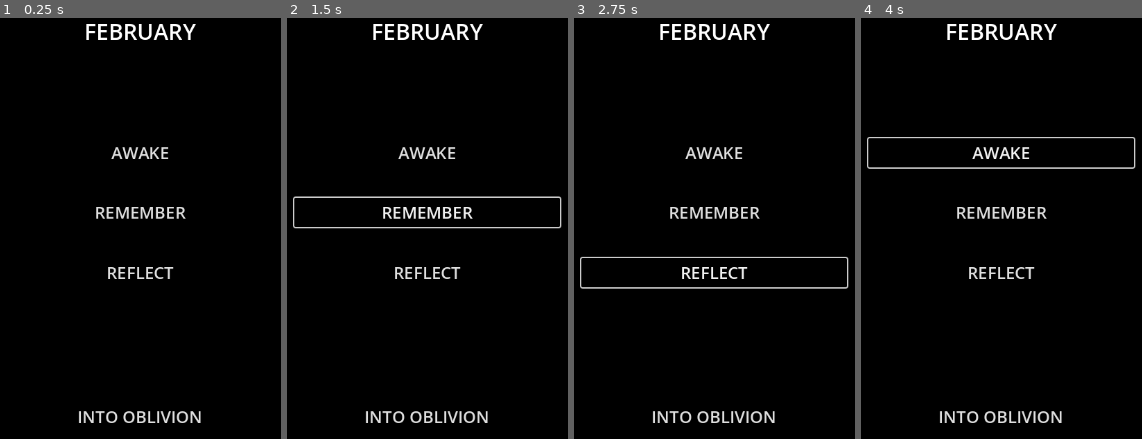
Above: before the commit, frames 1-4 (left to right).
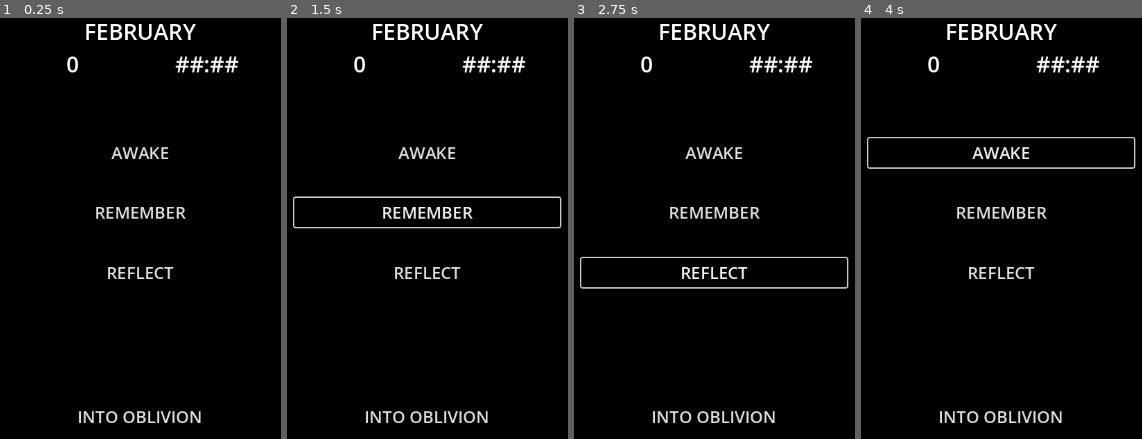
Above: after the commit, the same moments.

Repository: Hiffwux/February
Game: Godot game, scene res://mainScene.tscn
The game is run twice, just before and just after one commit, with the same random seed, the same clock (stepped at 60 frames per second) and the same inputs. The project has no main scene, so this scene is started directly.
Inputs:
- Up to frame 1 (0.25 s): no input
- Up to frame 2 (1.5 s): click "AWAKE" at 0.5 s; click "REMEMBER" at 1.25 s
- Up to frame 3 (2.75 s): click "REFLECT" at 2 s
- Up to frame 4 (4 s): click "INTO OBLIVION" at 2.75 s; click "AWAKE" at 3.5 s

The runs differ from the first frame. In frame 1, 0.6% of the frame differs, in the area x 23-86%, y 9-14%; in frame 2, 0.6%; in frame 3, 0.6%; in frame 4, 0.6%.
Error after the commit: Invalid call. Nonexistent function 'clockWithTimeElapsed' in base 'Node (globalStats.gd)'. (res://mainScene.gd:11)

Commit message:
first attempt w/ singleton

Diff:
--- /dev/null
+++ b/clockOfMadness.tscn
@@ -0,0 +1,5 @@
+[gd_scene format=3 uid="uid://dp6fjab7xyn6s"]
+
+[node name="ClockOfMadness" type="Node"]
+
+[node name="Timer" type="Timer" parent="."]
--- a/globalStats.gd
+++ b/globalStats.gd
@@ -1,18 +1,24 @@
 extends Node
+#глобальные флаги
 
 #Мой дурацкий подход
 var hour = 0
 var minute = 0
 
 #Подход Вани
-var timeSpeed = 120.0
+var timeSpeed = 1240.0
 var timeElapsed = 0.0
 
+var day = 0
 
 func _ready():
 	pass # Replace with function body.
 
 
+
 # Called every frame. 'delta' is the elapsed time since the previous frame.
 func _process(delta):
-	pass
+	timeElapsed += delta * timeSpeed
+
+	var time = Time.get_time_dict_from_unix_time(timeElapsed)
+	#timeLabel.text = str(time["hour"]) + ':' + str(time["minute"])
--- /dev/null
+++ b/mainScene.gd
@@ -0,0 +1,14 @@
+extends Node
+@onready var time = $dayAndTime/time
+@onready var days = $dayAndTime/day
+@onready var clockTimer = $clockTimer
+
+func _ready():
+	pass # Replace with function body.
+
+func _process(delta):
+	days.text = str(GlobalStats.day)
+	GlobalStats.clockWithTimeElapsed(delta, time)
+
+	if time.text == '1:0':
+		GlobalStats.day +=1
--- a/mainScene.tscn
+++ b/mainScene.tscn
@@ -1,4 +1,6 @@
-[gd_scene load_steps=3 format=3 uid="uid://k04etqtgysnj"]
+[gd_scene load_steps=4 format=3 uid="uid://k04etqtgysnj"]
+
+[ext_resource type="Script" path="res://mainScene.gd" id="1_vvkln"]
 
 [sub_resource type="LabelSettings" id="LabelSettings_gyh0u"]
 font_size = 32
@@ -7,6 +9,7 @@
 font_size = 32
 
 [node name="MainScene" type="Node"]
+script = ExtResource("1_vvkln")
 
 [node name="Back" type="ColorRect" parent="."]
 anchors_preset = 15
@@ -65,12 +68,11 @@
 size_flags_horizontal = 3
 
 [node name="dayAndTime" type="HBoxContainer" parent="."]
-visible = false
 anchors_preset = -1
 anchor_left = 0.333
-anchor_top = 0.0374074
+anchor_top = 0.106852
 anchor_right = 0.667
-anchor_bottom = 0.106778
+anchor_bottom = 0.185481
 offset_left = 0.384003
 offset_top = -0.240005
 offset_right = -0.384033
@@ -154,3 +156,5 @@
 theme_override_font_sizes/font_size = 24
 text = "INTO OBLIVION"
 flat = true
+
+[node name="clockTimer" type="Timer" parent="."]
